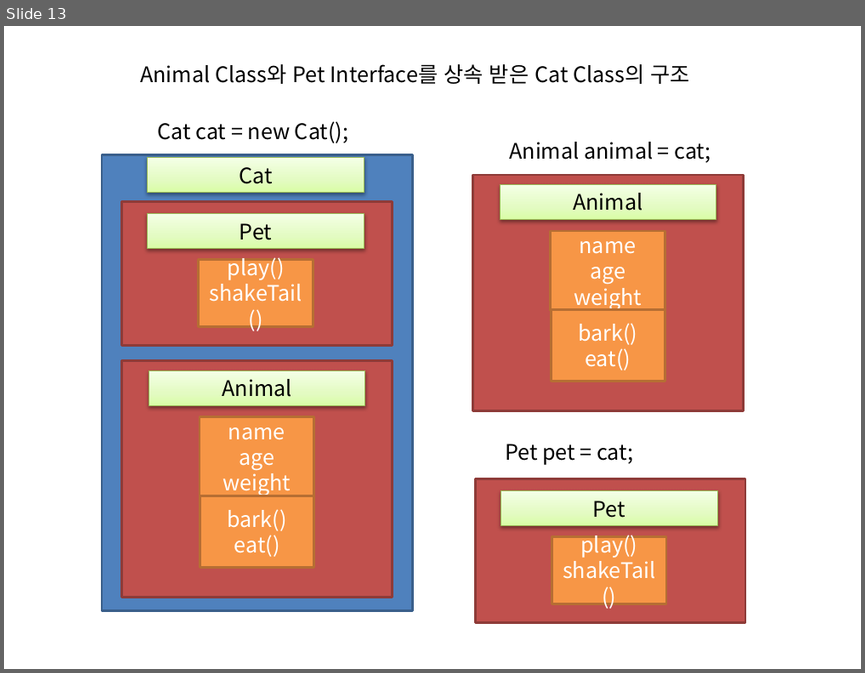
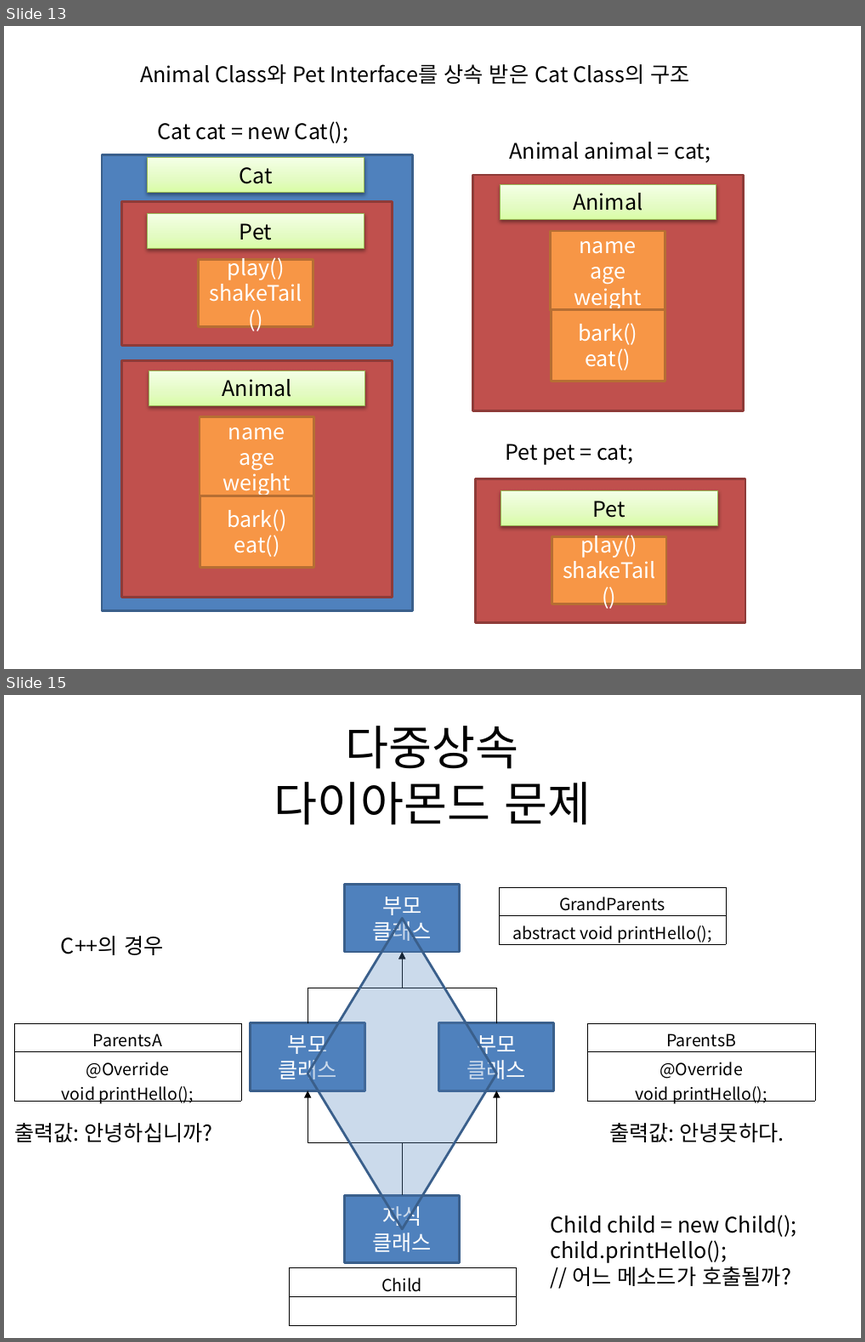
Before and after one commit to terdong/JavaStudyForAcademyStudent2, a slide deck: ppt/day15_인터페이스.pptx. Shown one above the other, each under a label of ours: slide 13 before the commit, slides 13 and 15 after it; the slides between them are not shown. The pictures are 865x673 and 865x1342 pixels, drawn with LibreOffice and Linux fonts; fonts in the diff are those of the drawing. Boxes give left, top, right and bottom in pixels: in the first picture for what was removed or moved away, otherwise in the second. Text is boxed around its words. In the diff, an @@ line names an element or a change of style, - is before the commit and + after.

```diff
--- a/ppt/day15_인터페이스.pptx
+++ b/ppt/day15_인터페이스.pptx
@@ slide 15 added at [4,695,861,1338], background #FFFFFF @@
@@ title added at [274,726,590,825], 39.6 pt, text #000000 @@
+다중상속
+다이아몬드 문제
@@ rectangle added at [345,885,460,952], fill #4F81BD, outline #3A5F8C 2 pt, 18 pt, text #FFFFFF @@
+부모
+클래스
@@ table added at [499,887,726,947], 2 rows, 1 columns @@
+GrandParents
+abstract void printHello();
@@ diamond added at [307,918,496,1229], fill #4F81BD at 29% opacity, outline #3A5F8C 2 pt @@
@@ text added at [61,936,163,955], 18 pt, text #000000 @@
+C++의 경우
@@ elbow arrow added from (307, 1023) to (403, 952), #000000 0.75 pt @@
@@ elbow arrow added from (497, 1023) to (403, 952), #000000 0.75 pt @@
@@ table added at [14,1023,241,1107], 2 rows, 1 columns @@
+ParentsA
+@Override / void printHello();
@@ rectangle added at [250,1023,364,1091], fill #4F81BD, outline #3A5F8C 2 pt, 18 pt, text #FFFFFF @@
+부모
+클래스
@@ rectangle added at [439,1023,554,1091], fill #4F81BD, outline #3A5F8C 2 pt, 18 pt, text #FFFFFF @@
+부모
+클래스
@@ table added at [587,1023,815,1107], 2 rows, 1 columns @@
+ParentsB
+@Override / void printHello();
@@ elbow arrow added from (403, 1196) to (307, 1091), #000000 0.75 pt @@
@@ elbow arrow added from (403, 1196) to (497, 1091), #000000 0.75 pt @@
@@ text added at [14,1123,213,1142], 18 pt, text #000000 @@
+출력값: 안녕하십니까?
@@ text added at [609,1123,784,1142], 18 pt, text #000000 @@
+출력값: 안녕못하다.
@@ rectangle added at [345,1196,460,1263], fill #4F81BD, outline #3A5F8C 2 pt, 18 pt, text #FFFFFF @@
+자식
+클래스
@@ text added at [551,1214,797,1286], 18 pt, text #000000 @@
+Child child = new Child();
+child.printHello();
+// 어느 메소드가 호출될까?
@@ table added at [289,1267,516,1325], 2 rows, 1 columns @@
+Child
+
```
Also in this commit, not shown: 4 other slides added.
